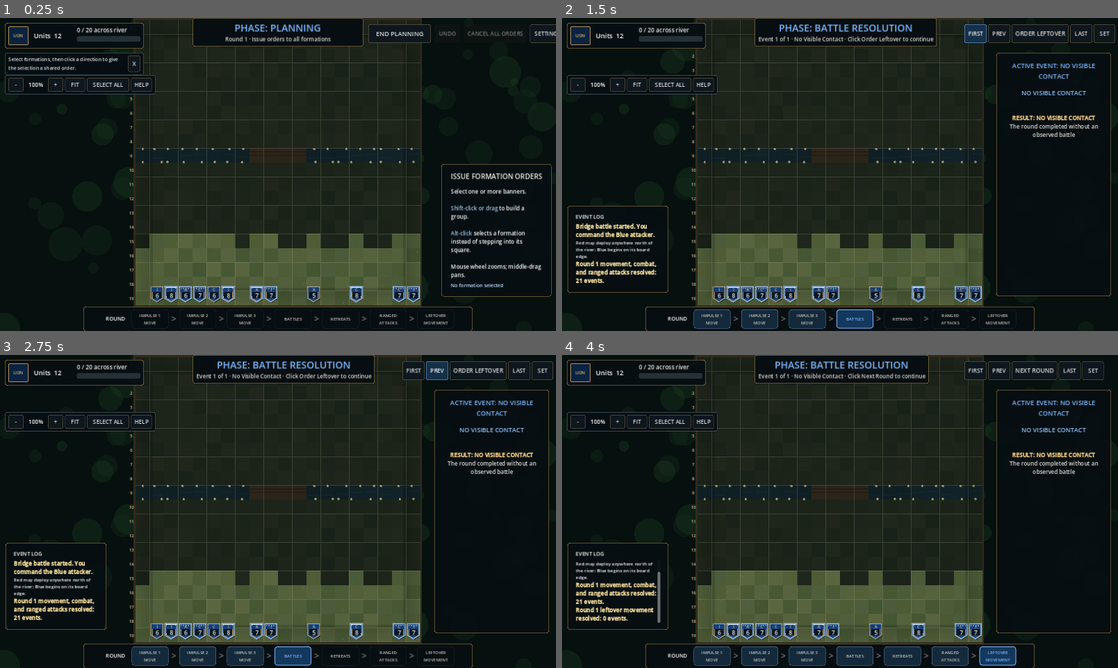
Above: before the commit, frames 1-4 (two rows, left to right).
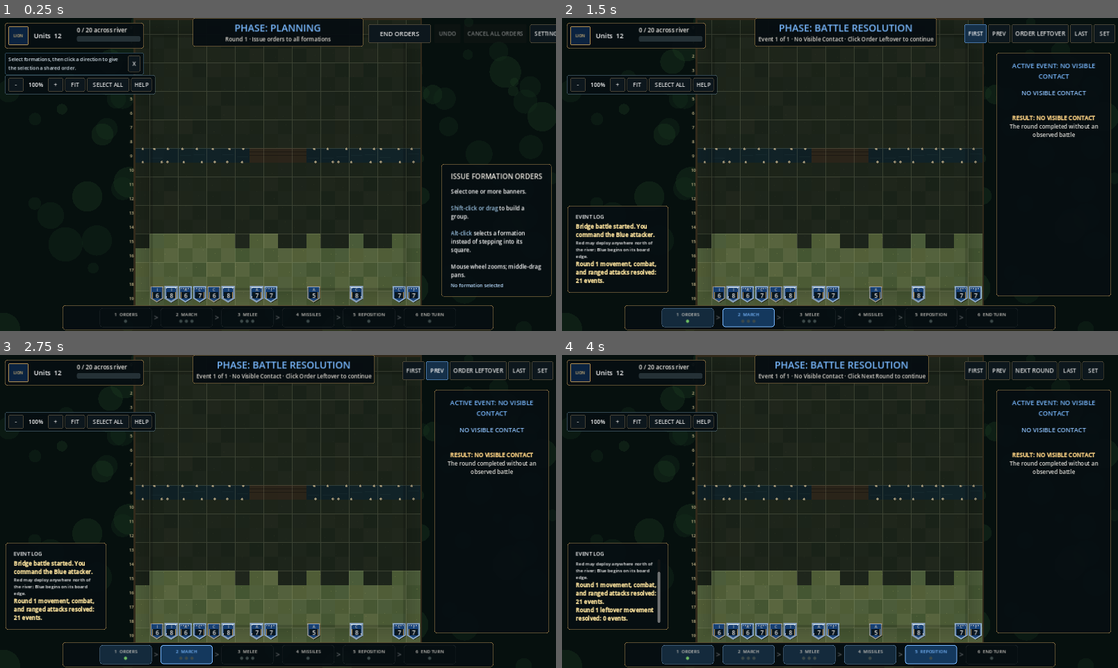
Above: after the commit, the same moments.

Repository: lucashald/stratego
Game: Godot game, scene res://scenes/main.tscn
The game is run twice, just before and just after one commit, with the same random seed, the same clock (stepped at 60 frames per second) and the same inputs.
Inputs:
- Up to frame 1 (0.25 s): no input
- Up to frame 2 (1.5 s): click "END PLANNING" (after the commit: "END ORDERS") at 0.5 s; click "FIRST" at 1.25 s
- Up to frame 3 (2.75 s): click "PREV" at 2 s
- Up to frame 4 (4 s): click "ORDER LEFTOVER" at 2.75 s; click "END LEFTOVER" (after the commit: "END REPOSITION") at 3.5 s

The runs differ from the first frame. In frame 1, 1.4% of the frame differs, in the area x 11-89%, y 4-100%; in frame 2, 2.9%; in frame 3, 2.9%; in frame 4, 3.5%, in the area x 11-89%, y 91-100%.

Commit message:
Six-phase model with keyboard-driven advance
Replaces the seven-stage timeline with the six named phases. MARCH and MELEE
each carry three dots because the engine resolves moves, then battles, then
retreats within each impulse, so there really are three of each and they
alternate. The bar is a legend for where the current event belongs rather than
a progress meter, and may jump backwards. Dots fill from events already played,
so an impulse with no battles leaves its MELEE dot hollow and the two dot rows
stay aligned.

Retreats report as MELEE rather than a step of their own, matching where the
engine resolves them.

Enter now advances one event, crosses a phase boundary, and starts the next
round, so a turn can be played without the mouse. END TURN on the bar is
clickable and resolves the rest of the round without pausing. A reposition
phase in which no formation can act is skipped rather than stopping to ask.

The primary button names the phase it ends: END ORDERS, END REPOSITION.

Co-Authored-By: Claude Opus 5 <noreply@anthropic.com>

Diff:
--- a/new/scripts/main.gd
+++ b/new/scripts/main.gd
@@ -270,43 +270,91 @@
 	row.add_child(help)
 
 
+## The round as six named steps. MARCH and MELEE each carry three dots because
+## there really are three of each and they alternate: the engine resolves moves,
+## then battles, then retreats within *each* impulse. The bar is therefore a
+## legend showing where the current event belongs, not a progress meter, and it
+## is allowed to jump backwards.
+const PHASE_STEPS := [
+	{"name": "ORDERS", "dots": 1},
+	{"name": "MARCH", "dots": 3},
+	{"name": "MELEE", "dots": 3},
+	{"name": "MISSILES", "dots": 1},
+	{"name": "REPOSITION", "dots": 1},
+	{"name": "END TURN", "dots": 1},
+]
+const STEP_ORDERS := 0
+const STEP_MARCH := 1
+const STEP_MELEE := 2
+const STEP_MISSILES := 3
+const STEP_REPOSITION := 4
+const STEP_END_TURN := 5
+
+var phase_step_panels: Array[PanelContainer] = []
+var phase_step_labels: Array[Label] = []
+var phase_step_dots: Array = []
+
+
 func _build_timeline() -> void:
 	timeline_panel = PanelContainer.new()
 	timeline_panel.set_anchors_preset(Control.PRESET_CENTER_BOTTOM)
-	timeline_panel.position = Vector2(-560, -70)
-	timeline_panel.size = Vector2(1120, 60)
+	timeline_panel.position = Vector2(-620, -74)
+	timeline_panel.size = Vector2(1240, 64)
 	timeline_panel.add_theme_stylebox_override("panel", _panel_style(PANEL_BG, HUD_GOLD, 1, 8))
 	add_child(timeline_panel)
 	var row := HBoxContainer.new()
 	row.alignment = BoxContainer.ALIGNMENT_CENTER
-	row.add_theme_constant_override("separation", 8)
+	row.add_theme_constant_override("separation", 6)
 	timeline_panel.add_child(row)
-	var timeline_title := Label.new()
-	timeline_title.text = "ROUND"
-	timeline_title.custom_minimum_size.x = 78
-	timeline_title.horizontal_alignment = HORIZONTAL_ALIGNMENT_CENTER
-	timeline_title.add_theme_font_size_override("font_size", 15)
-	row.add_child(timeline_title)
-	var names := ["IMPULSE 1\nMOVE", "IMPULSE 2\nMOVE", "IMPULSE 3\nMOVE", "BATTLES", "RETREATS", "RANGED\nATTACKS", "LEFTOVER\nMOVEMENT"]
-	for index in names.size():
+	for index in PHASE_STEPS.size():
 		if index > 0:
 			var arrow := Label.new()
 			arrow.text = ">"
-			arrow.add_theme_font_size_override("font_size", 25)
-			arrow.add_theme_color_override("font_color", Color(1, 1, 1, 0.45))
+			arrow.add_theme_font_size_override("font_size", 22)
+			arrow.add_theme_color_override("font_color", Color(1, 1, 1, 0.35))
 			row.add_child(arrow)
-		var stage := PanelContainer.new()
-		stage.custom_minimum_size = Vector2(106, 44)
-		stage.add_theme_stylebox_override("panel", _timeline_style(false, false))
-		row.add_child(stage)
+		var step: Dictionary = PHASE_STEPS[index]
+		var panel := PanelContainer.new()
+		panel.custom_minimum_size = Vector2(150, 50)
+		panel.add_theme_stylebox_override("panel", _timeline_style(false, false))
+		panel.mouse_filter = Control.MOUSE_FILTER_STOP
+		panel.gui_input.connect(_on_phase_step_clicked.bind(index))
+		row.add_child(panel)
+		var column := VBoxContainer.new()
+		column.alignment = BoxContainer.ALIGNMENT_CENTER
+		column.add_theme_constant_override("separation", 1)
+		panel.add_child(column)
 		var label := Label.new()
-		label.text = names[index]
+		label.text = "%d  %s" % [index + 1, String(step.name)]
 		label.horizontal_alignment = HORIZONTAL_ALIGNMENT_CENTER
-		label.vertical_alignment = VERTICAL_ALIGNMENT_CENTER
-		label.add_theme_font_size_override("font_size", 12)
-		stage.add_child(label)
-		timeline_stages.append(stage)
+		label.add_theme_font_size_override("font_size", 13)
+		column.add_child(label)
+		var dot_row := HBoxContainer.new()
+		dot_row.alignment = BoxContainer.ALIGNMENT_CENTER
+		dot_row.add_theme_constant_override("separation", 5)
+		column.add_child(dot_row)
+		var dots: Array[Label] = []
+		for dot_index in int(step.dots):
+			var dot := Label.new()
+			dot.text = "●"
+			dot.add_theme_font_size_override("font_size", 12)
+			dot.add_theme_color_override("font_color", Color("#3d4a4a"))
+			dot_row.add_child(dot)
+			dots.append(dot)
+		phase_step_panels.append(panel)
+		phase_step_labels.append(label)
+		phase_step_dots.append(dots)
+		timeline_stages.append(panel)
 		timeline_labels.append(label)
+
+
+## END TURN is a control, not just a marker: it resolves whatever is left of the
+## round without stopping, for a player with no orders left to give.
+func _on_phase_step_clicked(event: InputEvent, index: int) -> void:
+	if not (event is InputEventMouseButton and event.pressed and event.button_index == MOUSE_BUTTON_LEFT):
+		return
+	if index == STEP_END_TURN:
+		_skip_to_end_of_round()
 
 
 func _build_detail_toast() -> void:
@@ -757,7 +805,13 @@
 	_update_interface()
 	if game.game_over:
 		_log_game_end()
-	elif spectator_mode and not replay_view_mode:
+		return
+	# A reposition phase nobody can act in has nothing to decide, so it does not
+	# stop and ask. Skipping is deferred a frame so the interface settles first.
+	if _phase_has_no_decision() and not spectator_mode and not replay_view_mode:
+		call_deferred("_on_ready_pressed")
+		return
+	if spectator_mode and not replay_view_mode:
 		_run_spectator_round(session_id if active_session < 0 else active_session)
 
 
@@ -958,15 +1012,25 @@
 
 
 func _timeline_index_for_event(event: Dictionary) -> int:
+	return int(_phase_step_for_event(event).step)
+
+
+## Which step owns an event, and which of that step's dots. Retreats resolve as
+## part of the melee batch that caused them, so they report as MELEE rather than
+## a step of their own.
+func _phase_step_for_event(event: Dictionary) -> Dictionary:
 	var action := String(event.get("action", ""))
-	if action in ["melee", "crossing_battle"]: return 3
-	if action in ["retreat", "retreat_battle", "retreat_collision"]: return 4
-	if action == "ranged": return 5
-	if String(event.get("batch", "")) == "leftover": return 6
 	var batch := String(event.get("batch", ""))
+	var impulse := 0
 	if batch.begins_with("impulse_"):
-		return clampi(int(batch.trim_prefix("impulse_")) - 1, 0, 2)
-	return 3
+		impulse = clampi(int(batch.trim_prefix("impulse_")) - 1, 0, 2)
+	if batch == "leftover":
+		return {"step": STEP_REPOSITION, "dot": 0}
+	if action in ["ranged", "ranged_fizzle"]:
+		return {"step": STEP_MISSILES, "dot": 0}
+	if action in ["melee", "crossing_battle", "retreat", "retreat_battle", "retreat_collision", "bounce"]:
+		return {"step": STEP_MELEE, "dot": impulse}
+	return {"step": STEP_MARCH, "dot": impulse}
 
 
 func _on_clear_orders() -> void:
@@ -1126,6 +1190,47 @@
 func _playback_last() -> void:
 	resolution_index = maxi(0, resolution_events.size() - 1)
 	_present_resolution_event()
+
+
+## Enter is the single key that moves the round along: it advances one event,
+## crosses a phase boundary, and starts the next round, so a whole turn can be
+## played without reaching for the mouse.
+func _unhandled_key_input(event: InputEvent) -> void:
+	if not (event is InputEventKey and event.pressed and not event.echo): return
+	var key := event as InputEventKey
+	if key.keycode not in [KEY_ENTER, KEY_KP_ENTER]: return
+	accept_event()
+	if game.game_over: return
+	if resolution_mode:
+		_playback_next()
+	else:
+		_on_ready_pressed()
+
+
+## Resolves whatever remains of the round without pausing, for a player who has
+## nothing left to decide.
+func _skip_to_end_of_round() -> void:
+	if replay_view_mode or game.game_over: return
+	var guard := 0
+	while guard < 64:
+		guard += 1
+		if resolution_mode:
+			_finish_resolution_presentation()
+			continue
+		if game.phase == StrategoGame.PHASE_LEFTOVER_PLANNING:
+			# Nothing is being ordered, so the reposition step is simply skipped.
+			_on_ready_pressed()
+			continue
+		break
+
+
+## True when a planning phase has no decision in it: nothing the player commands
+## is able to act. Such a phase should not stop and ask.
+func _phase_has_no_decision() -> bool:
+	if game.phase != StrategoGame.PHASE_LEFTOVER_PLANNING: return false
+	for piece: Dictionary in game.pieces:
+		if game.can_receive_leftover_order(StrategoGame.BLUE, int(piece.id)): return false
+	return true
 
 
 func _run_spectator_round(active_session: int) -> void:
@@ -1185,7 +1290,9 @@
 		var label: Label = count_labels[player]
 		label.visible = player in game.active_players or player in game.eliminated_players
 		label.text = "%s · %d units · %d Strength" % [game.player_name(player), game.count_alive(player), game.total_strength(player)]
-	ready_button.text = "END LEFTOVER" if leftover_planning else "END PLANNING"
+	# The primary action names the phase it ends, so the button teaches the round
+	# structure rather than saying the same thing throughout.
+	ready_button.text = "END REPOSITION" if leftover_planning else "END ORDERS"
 	ready_button.disabled = not planning or read_only
 	undo_button.disabled = not planning or read_only or not board_view.can_undo_order()
 	cancel_all_button.disabled = not planning or read_only or (not game.has_leftover_orders(StrategoGame.BLUE) if leftover_planning else game.orders_for_player(StrategoGame.BLUE).is_empty())
@@ -1211,10 +1318,21 @@
 
 
 func _update_timeline(active_index: int) -> void:
-	for index in timeline_stages.size():
+	var reached: Dictionary = {}
+	# Dots fill from the events already played, so an impulse that produced no
+	# battles leaves its MELEE dot hollow rather than compacting the row.
+	for index in mini(resolution_index, resolution_events.size()):
+		var placement := _phase_step_for_event(resolution_events[index])
+		reached["%d:%d" % [int(placement.step), int(placement.dot)]] = true
+	for index in phase_step_panels.size():
 		var completed := (resolution_mode or game.phase == StrategoGame.PHASE_LEFTOVER_PLANNING) and index < active_index
-		timeline_stages[index].add_theme_stylebox_override("panel", _timeline_style(index == active_index, completed))
-		timeline_labels[index].add_theme_color_override("font_color", HUD_BLUE if index == active_index else Color("#c9c6bf"))
+		phase_step_panels[index].add_theme_stylebox_override("panel", _timeline_style(index == active_index, completed))
+		phase_step_labels[index].add_theme_color_override("font_color", HUD_BLUE if index == active_index else Color("#c9c6bf"))
+		var dots: Array = phase_step_dots[index]
+		for dot_index in dots.size():
+			var lit: bool = reached.has("%d:%d" % [index, dot_index])
+			if index == STEP_ORDERS: lit = resolution_mode or game.round_number > 1
+			dots[dot_index].add_theme_color_override("font_color", Color("#6fbf63") if lit else Color("#3d4a4a"))
 
 
 func _update_inspector() -> void:
